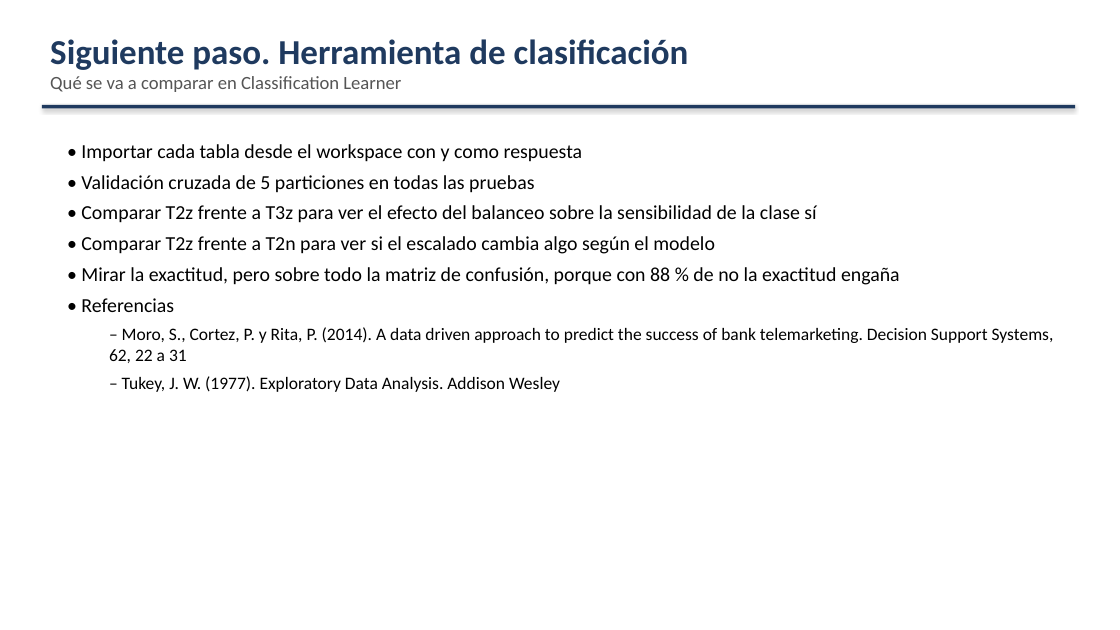
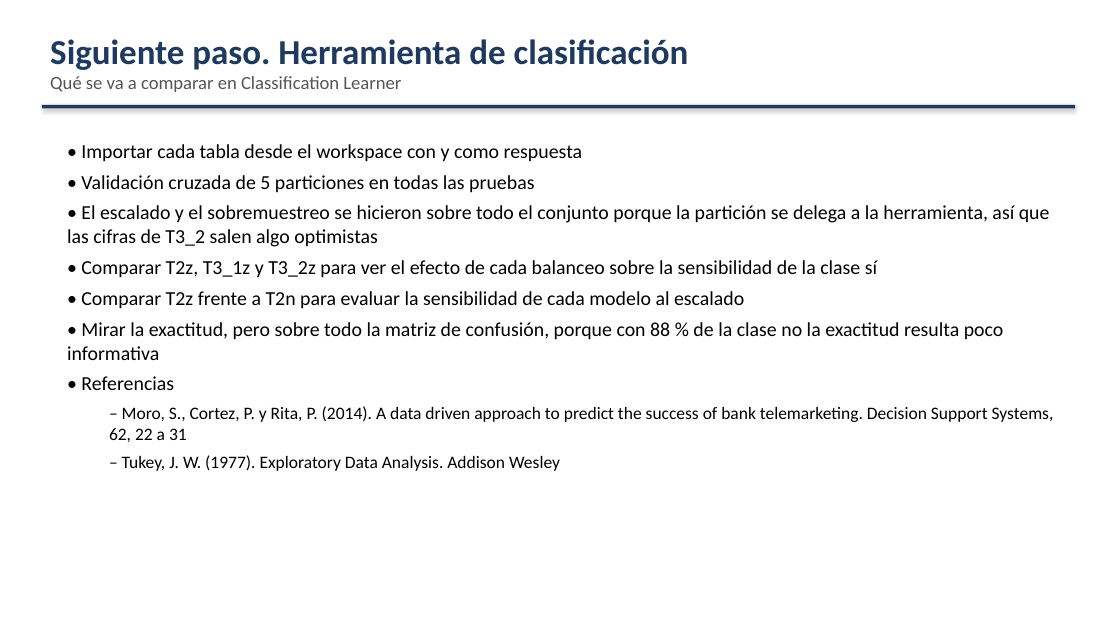
Before and after one commit to Checho019/maestria-inteligencia-computacional, a slide deck: slide 15 of Exposicion Bank/exposicion_bank.pptx (slide 14 before the commit). Drawn at 1120x630 pixels with LibreOffice and Linux fonts; fonts in the diff are those of the drawing. Boxes give left, top, right and bottom in pixels: in the first picture for what was removed or moved away, otherwise in the second. Text is boxed around its words. In the diff, an @@ line names an element or a change of style, - is before the commit and + after.

Commit message:
Exposicion Bank: segundo camino de balanceo por sobremuestreo, education ordinal sin escalar y correcciones de la revision

```diff
--- a/Exposicion Bank/exposicion_bank.pptx
+++ b/Exposicion Bank/exposicion_bank.pptx
@@ text at bbox=[67, 205, 1050, 360]: text changed @@
-• Comparar T2z frente a T3z para ver el efecto del balanceo sobre la sensibilidad de la clase sí
-• Comparar T2z frente a T2n para ver si el escalado cambia algo según el modelo
-• Mirar la exactitud, pero sobre todo la matriz de confusión, porque con 88 % de no la exactitud engaña
+• El escalado y el sobremuestreo se hicieron sobre todo el conjunto porque la partición se delega a la herramienta, así que las cifras de T3_2 salen algo optimistas
+• Comparar T2z, T3_1z y T3_2z para ver el efecto de cada balanceo sobre la sensibilidad de la clase sí
+• Comparar T2z frente a T2n para evaluar la sensibilidad de cada modelo al escalado
+• Mirar la exactitud, pero sobre todo la matriz de confusión, porque con 88 % de la clase no la exactitud resulta poco informativa
```
Also in this commit, not shown: 11 other slides changed, 1 slide added, 12 other files.
